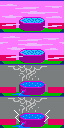
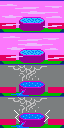
Layers edited between the first and the second 64 x 128 image:
painted on "reception_base.png" over [0, 42, 64, 44]
